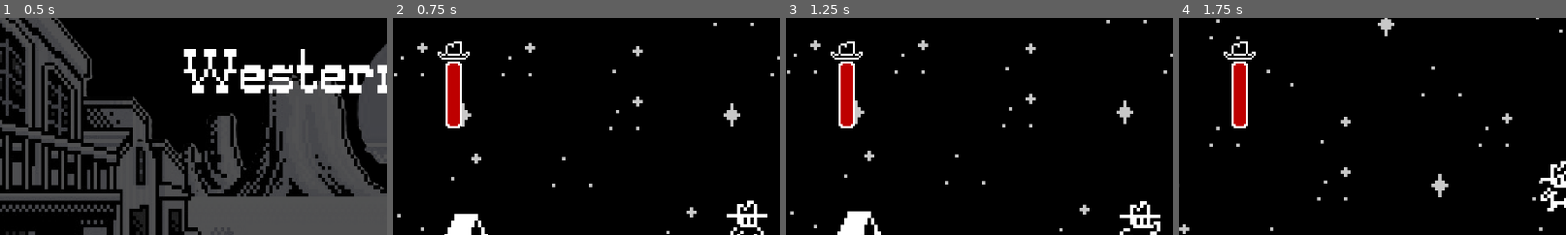
Above: before the commit, frames 1-4 (left to right).
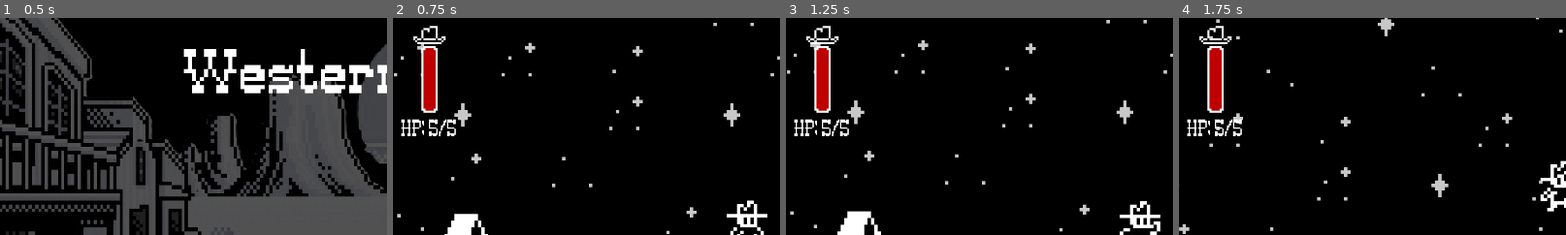
Above: after the commit, the same moments.

Repository: Tortiz-CSUF/western-noir-platformer
Game: Godot game, scene res://Start_Menu.tscn
Same seed, same stepped clock (60 frames per second), same inputs: the game is played once before the commit and once after it.
Inputs:
- Up to frame 1 (0.5 s): no input
- Up to frame 2 (0.75 s): click "Start Game" at 0.5 s
- Up to frame 3 (1.25 s): no input
- Up to frame 4 (1.75 s): tap Enter at 1.25 s; hold D (move_right) from 1.28 s (still down); tap Space (jump) at 1.52 s
The pictures show only the part of the screen within x 4-54%, y 4-54%; the shares and areas given below are measured in that part.

Frame 1 is identical in both runs. In frame 2, 3.6% of the frame differs, in the area x 2-21%, y 3-55%; in frame 3, 3.6%; in frame 4, 3.6%.

Commit message:
Health UI Text Update
- Health UI text updated and working as intended,
- Whole Health system working as intended.

Diff:
--- a/Sample_Scene.tscn
+++ b/Sample_Scene.tscn
@@ -376,8 +376,8 @@
 [node name="HealthUI" type="CanvasLayer" parent="."]
 
 [node name="HealthWidget" parent="HealthUI" instance=ExtResource("6_00qm0")]
-offset_left = 99.0
-offset_top = 55.0
-offset_right = 139.0
-offset_bottom = 95.0
+offset_left = 48.0
+offset_top = 32.0
+offset_right = 88.0
+offset_bottom = 72.0
 scale = Vector2(3, 3)
--- a/health_widget.gd
+++ b/health_widget.gd
@@ -2,6 +2,7 @@
 
 @onready var bar_clip: Control = $BarClip
 @onready var fill: ColorRect = $BarClip/Fill
+@onready var hp_text: Label = $HPtext
 
 var _full_w: float
 var _full_h: float
@@ -23,6 +24,8 @@
 		return
 
 	player.hp_changed.connect(_on_hp_changed)
+	_on_hp_changed(player.HP, player.MAX_HP)
+
 
 func _on_hp_changed(current_hp: int, max_hp: int) -> void:
 	var ratio := 0.0
@@ -37,3 +40,5 @@
 	#bottom remains constant
 	fill.position.y = _full_h - new_h
 	fill.size = Vector2(_full_w, _full_h)
+
+	hp_text.text = str("HP: ") + str(current_hp) + "/" + str(max_hp)
--- a/health_widget.tscn
+++ b/health_widget.tscn
@@ -23,8 +23,8 @@
 anchor_top = 0.325
 anchor_right = 0.3
 anchor_bottom = 1.1
-offset_left = 4.0
-offset_right = 4.0
+offset_left = 9.0
+offset_right = 9.0
 
 [node name="Fill" type="ColorRect" parent="BarClip"]
 layout_mode = 0
@@ -34,23 +34,26 @@
 
 [node name="Frame" type="TextureRect" parent="."]
 layout_mode = 0
-offset_left = 4.0
-offset_right = 44.0
+offset_left = 9.0
+offset_right = 49.0
 offset_bottom = 48.0
 texture = SubResource("AtlasTexture_ajts1")
 stretch_mode = 4
 
-[node name="HP" type="Label" parent="."]
+[node name="HPtext" type="Label" parent="."]
 layout_mode = 1
 anchors_preset = -1
 anchor_left = 0.075
 anchor_top = 1.2
-anchor_right = 2.375
-anchor_bottom = 1.775
+anchor_right = 0.5304
+anchor_bottom = 1.34375
+offset_right = 73.784
+offset_bottom = 17.25
 grow_horizontal = 2
 grow_vertical = 2
-scale = Vector2(0.198, 0.25)
+scale = Vector2(0.3, 0.379)
 theme_override_fonts/font = ExtResource("3_qutkk")
+text = "HP: 5/5"
 horizontal_alignment = 1
 vertical_alignment = 2
 metadata/_edit_use_anchors_ = true
